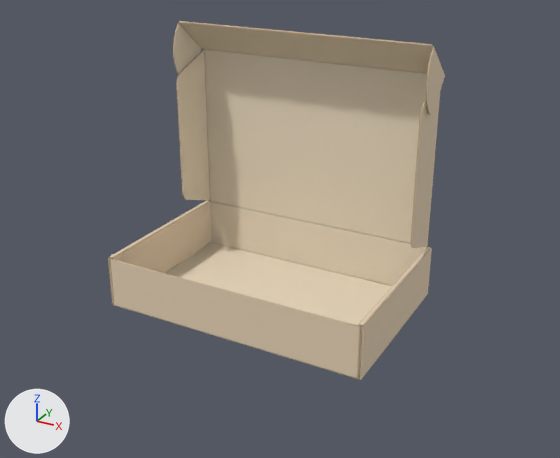
The glTF model modelos/demo.glb, before and after one commit.
Both versions are drawn from a 50 mm lens placed at (0.4, -0.708, 0.449), pointed at (-0.028, 0.071, 0.059). The lights are fixed; the arrows at lower left show +X, +Y and +Z. The first picture is the older version. Where no turn or scale is listed for an object, it has been applied to the vertices.

The scene before the commit, as lines of its bpy script (objects in view):
```python
ob_mesh_18_panel_base___principal__h = bpy.data.objects.new('Mesh_18_Panel_Base___Principal__H_', me_mesh_0)
ob_mesh_18_panel_base___principal__h.location = (0.0, 0.0, 0.001)
ob_pivot_hinge_0_1 = bpy.data.objects.new('Pivot_hinge_0_1', None)
ob_pivot_hinge_0_1.parent = ob_faceholder_0_panel_frontal___tapa__f
ob_pivot_hinge_0_1.location = (0.0, 0.0, 0.0)
ob_pivot_hinge_0_1.rotation_euler = (0.0, 0.0, 1.574)  # degrees (0, 0, 90)
ob_pivot_hinge_0_2 = bpy.data.objects.new('Pivot_hinge_0_2', None)
ob_pivot_hinge_0_2.parent = ob_faceholder_0_panel_frontal___tapa__f
ob_pivot_hinge_0_2.location = (305.0, 0.0, 203.5)
ob_pivot_hinge_0_2.rotation_euler = (0.0, 0.0, -1.574)  # degrees (0, 0, -90)
ob_pivot_hinge_0_3 = bpy.data.objects.new('Pivot_hinge_0_3', None)
ob_pivot_hinge_0_3.parent = ob_faceholder_0_panel_frontal___tapa__f
ob_pivot_hinge_0_3.location = (0.0, 0.0, 203.5)
ob_pivot_hinge_0_3.rotation_euler = (0.884, 0.0, 0.0)  # degrees (51, 0, 0)
ob_pivot_hinge_18_6 = bpy.data.objects.new('Pivot_hinge_18_6', None)
ob_pivot_hinge_18_6.parent = ob_faceholder_18_panel_base___principal__h
ob_pivot_hinge_18_6.location = (-157.5, 0.0, 101.0)
ob_pivot_hinge_18_6.rotation_euler = (1.571, 0.0, 0.0)  # degrees (90, 0, 0)
ob_pivot_hinge_18_9 = bpy.data.objects.new('Pivot_hinge_18_9', None)
ob_pivot_hinge_18_9.parent = ob_faceholder_18_panel_base___principal__h
ob_pivot_hinge_18_9.location = (156.5, 0.0, -101.0)
ob_pivot_hinge_18_9.rotation_euler = (-1.571, 0.0, 0.0)  # degrees (-90, 0, 0)
ob_pivot_hinge_3_4 = bpy.data.objects.new('Pivot_hinge_3_4', None)
ob_pivot_hinge_3_4.parent = ob_faceholder_3_solapa_sup__frontal__ft
ob_pivot_hinge_3_4.location = (-3.5, 0.0, 1.0)
ob_pivot_hinge_3_4.rotation_euler = (0.0, 0.0, 1.574)  # degrees (0, 0, 90)
ob_pivot_hinge_3_5 = bpy.data.objects.new('Pivot_hinge_3_5', None)
ob_pivot_hinge_3_5.parent = ob_faceholder_3_solapa_sup__frontal__ft
ob_pivot_hinge_3_5.location = (308.5, 0.0, 59.5)
ob_pivot_hinge_3_5.rotation_euler = (0.0, 0.0, -1.574)  # degrees (0, 0, -90)
ob_pivot_hinge_6_8 = bpy.data.objects.new('Pivot_hinge_6_8', None)
ob_pivot_hinge_6_8.parent = ob_faceholder_6_solapa_inf__frontal__fb
ob_pivot_hinge_6_8.location = (313.5, 0.0, 61.0)
ob_pivot_hinge_6_8.rotation_euler = (0.0, 0.0, -1.571)  # degrees (0, 0, -90)
# also in view: 'Mesh_17_Pared_Derecha__R_' at (0.158, 0.0, 0.032); 'Mesh_0_Panel_Frontal___Tapa__F_' at (0.0, 0.101, 0.164); 'Mesh_12_Pesta_a___Lateral_Izq___HL_' at (-0.152, 0.0, 0.031); 'Mesh_3_Solapa_Sup__Frontal__FT_' at (0.0, 0.077, 0.286); 'Mesh_4_Panel_FTL' at (-0.156, 0.071, 0.268)
```
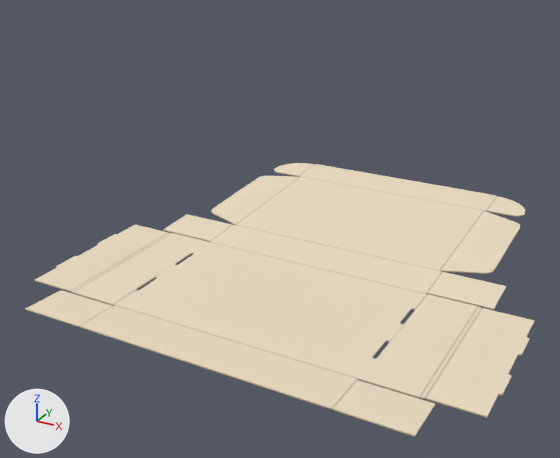
Not drawn themselves, but carrying or shaping drawn objects: ob_pivot_hinge_18_6, ob_pivot_hinge_0_3, ob_pivot_hinge_3_5, ob_pivot_hinge_3_4, ob_pivot_hinge_0_2, ob_pivot_hinge_0_1, ob_pivot_hinge_6_8, ob_pivot_hinge_18_9, ob_pivot_hinge_9_10, ob_pivot_hinge_9_11, ob_pivot_hinge_18_17, ob_pivot_hinge_17_15, ob_pivot_hinge_15_13, ob_pivot_hinge_18_16, ob_pivot_hinge_16_14, ob_pivot_hinge_14_12.

The edits, one by one:
Object 'Pivot_hinge_18_6' (ob_pivot_hinge_18_6) turns from (90, 0, 0) to (2.7, 0, 0) degrees about x, y and z.
Object 'Pivot_hinge_0_3' (ob_pivot_hinge_0_3) turns from (51, 0, 0) to (0, 0, 0) degrees about x, y and z.
Object 'Pivot_hinge_3_5' (ob_pivot_hinge_3_5) turns from (0, 0, -90) to (0, 0, 0) degrees about x, y and z.
Object 'Pivot_hinge_3_4' (ob_pivot_hinge_3_4) turns from (0, 0, 90) to (0, 0, 0) degrees about x, y and z.
Object 'Pivot_hinge_0_2' (ob_pivot_hinge_0_2) turns from (0, 0, -90) to (0, 0, 0) degrees about x, y and z.
Object 'Pivot_hinge_0_1' (ob_pivot_hinge_0_1) turns from (0, 0, 90) to (0, 0, 0) degrees about x, y and z.
Object 'Pivot_hinge_6_8' (ob_pivot_hinge_6_8) turns from (0, 0, -90) to (0, 0, 0) degrees about x, y and z.
Object 'Pivot_hinge_18_9' (ob_pivot_hinge_18_9) turns from (-90, 0, 0) to (-2.7, 0, 0) degrees about x, y and z.
Object 'Pivot_hinge_9_10' (ob_pivot_hinge_9_10) turns from (0, 0, 90) to (0, 0, 0) degrees about x, y and z.
Object 'Pivot_hinge_9_11' (ob_pivot_hinge_9_11) turns from (0, 0, -90) to (0, 0, 0) degrees about x, y and z.
Object 'Pivot_hinge_18_17' (ob_pivot_hinge_18_17) turns from (0, 0, -90) to (0, 0, 0) degrees about x, y and z.
Object 'Pivot_hinge_17_15' (ob_pivot_hinge_17_15) turns from (0, 0, -90) to (0, 0, 0) degrees about x, y and z.
Object 'Pivot_hinge_15_13' (ob_pivot_hinge_15_13) turns from (0, 0, -90) to (0, 0, 0) degrees about x, y and z.
Object 'Pivot_hinge_18_16' (ob_pivot_hinge_18_16) turns from (0, 0, 90) to (0, 0, 0) degrees about x, y and z.
Object 'Pivot_hinge_16_14' (ob_pivot_hinge_16_14) turns from (0, 0, 90) to (0, 0, 0) degrees about x, y and z.
Object 'Pivot_hinge_14_12' (ob_pivot_hinge_14_12) turns from (0, 0, 90) to (0, 0, 0) degrees about x, y and z.

Boxes (x1, y1, x2, y2) around the edits, measured in the pictures (560 x 458 px):
'Mesh_0_Panel_Frontal___Tapa__F_', turned
    before: (204, 49, 427, 243)
    after: (236, 177, 483, 271)
'Mesh_9_Solapa_Inf__Base__HB_', turned
    before: (110, 259, 360, 379)
    after: (79, 305, 359, 409)
'Mesh_3_Solapa_Sup__Frontal__FT_', turned
    before: (178, 21, 434, 73)
    after: (299, 164, 497, 211)
'Mesh_6_Solapa_Inf__Frontal__FB_', turned
    before: (210, 201, 427, 286)
    after: (210, 225, 442, 294)
'Mesh_17_Pared_Derecha__R_', turned
    before: (360, 248, 432, 380)
    after: (360, 294, 478, 398)
'Mesh_13_Pesta_a___Lateral_Der___HR_', turned (not visible before)
    after: (425, 308, 535, 418)
'Mesh_12_Pesta_a___Lateral_Izq___HL_', turned
    before: (112, 201, 212, 273)
    after: (34, 225, 168, 291)
'Mesh_1_Pared_Lateral_Izq___FL_', turned
    before: (176, 50, 210, 200)
    after: (211, 176, 299, 225)
'Mesh_2_Pared_Lateral_Der___FR_', turned
    before: (410, 94, 440, 248)
    after: (440, 211, 520, 274)
'Mesh_16_Pared_Izquierda__L_', turned
    before: (108, 257, 114, 305)
    after: (73, 233, 208, 305)
'Mesh_11_Panel_HBR', turned
    before: (358, 326, 362, 377)
    after: (332, 380, 435, 437)
'Mesh_8_Panel_FBR', turned (not visible before)
    after: (427, 272, 506, 310)
'Mesh_10_Panel_HBL', turned (not visible before)
    after: (25, 290, 113, 327)
'Mesh_5_Panel_FTR', turned
    before: (425, 47, 445, 114)
    after: (487, 196, 525, 217)
'Mesh_4_Panel_FTL', turned
    before: (173, 23, 201, 75)
    after: (274, 163, 314, 177)
'Mesh_7_Panel_FBL', turned (not visible before)
    after: (163, 214, 232, 242)
'Mesh_15_Panel_RR', turned
    before: (359, 247, 431, 326)
    after: (420, 307, 482, 399)
'Mesh_14_Panel_LL', turned
    before: (109, 200, 209, 258)
    after: (71, 233, 172, 293)
'Hendido_Nucleo_hinge_14_12', turned (not visible afterwards)
    before: (114, 202, 208, 257)
'Mesh_18_Panel_Base___Principal__H_', unchanged, uncovered by the edit
    before: (165, 243, 392, 380)
    after: (113, 242, 427, 380)
